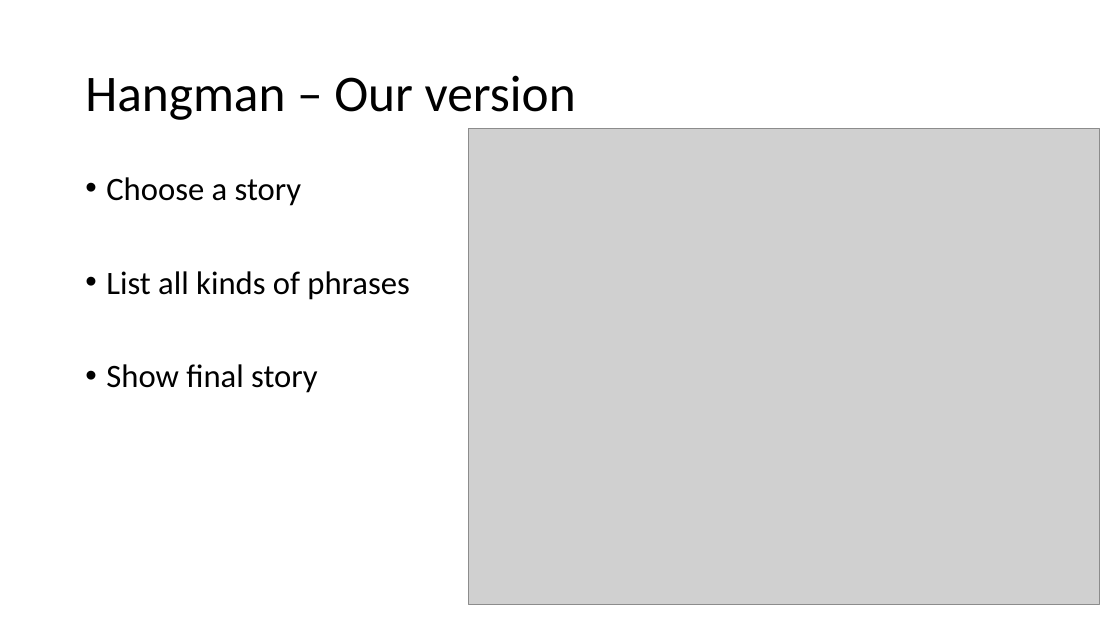
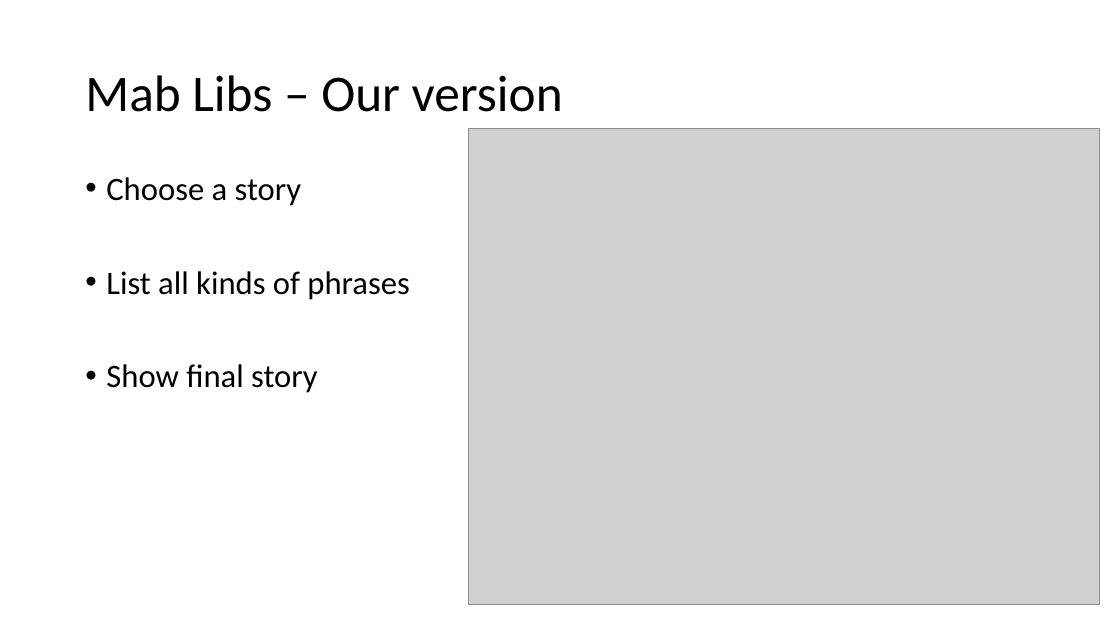
Before and after one commit to WhitworthUniversity/HourOfCode, a slide deck: slide 3 of MadLibs/madlibs.pptx. Drawn at 1120x630 pixels with LibreOffice and Linux fonts; fonts in the diff are those of the drawing; grey boxes stand for pictures. Boxes give left, top, right and bottom in pixels: in the first picture for what was removed or moved away, otherwise in the second. Text is boxed around its words. In the diff, an @@ line names an element or a change of style, - is before the commit and + after.

```diff
--- a/MadLibs/madlibs.pptx
+++ b/MadLibs/madlibs.pptx
@@ title at [85, 75, 563, 112]: text changed @@
-Hangman – Our version
+Mab Libs – Our version
```
